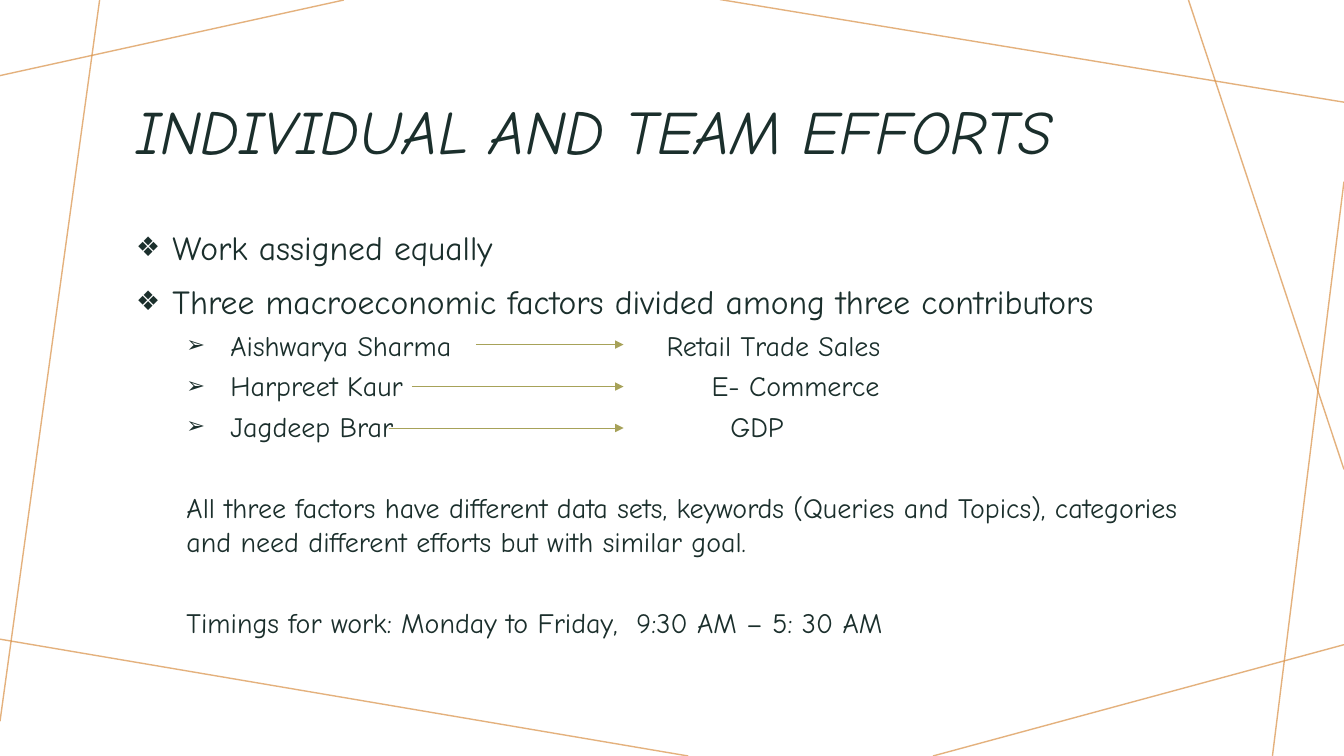
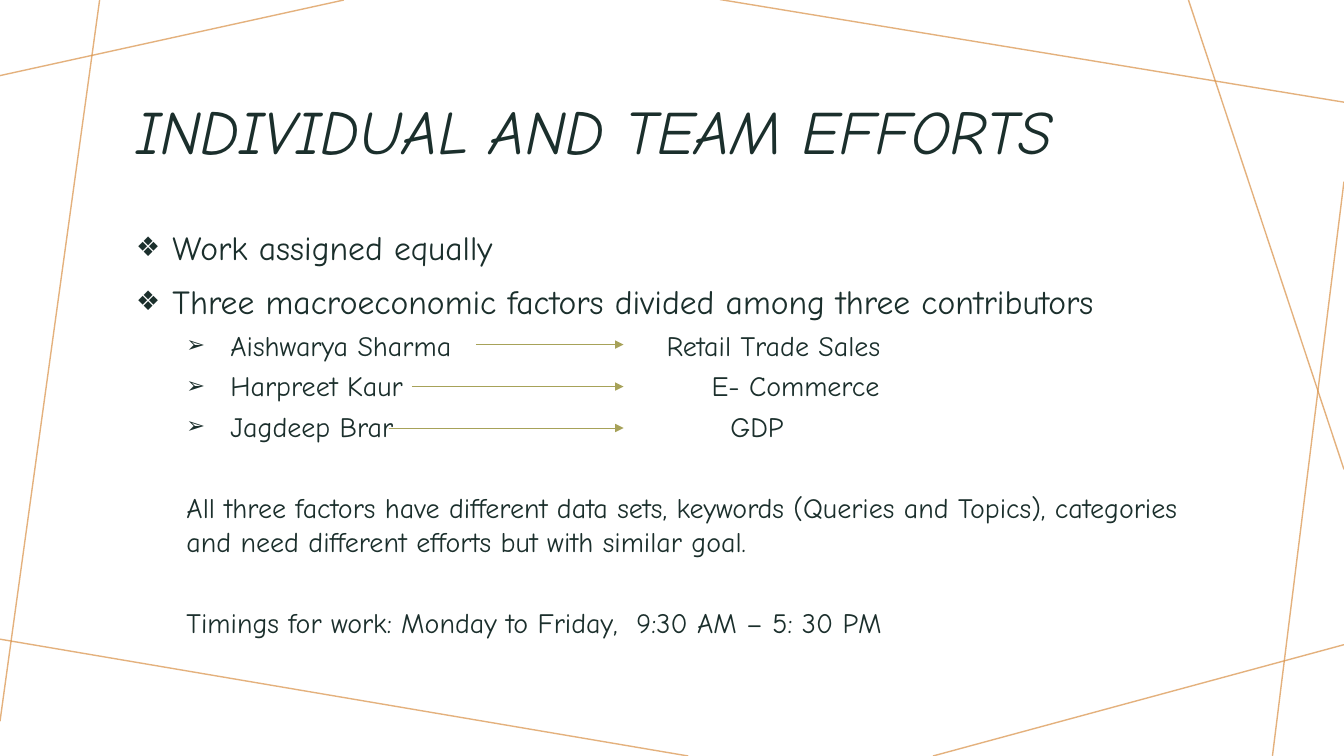
Before and after one commit to ubco-mds-2021-labs/capstone-project-googletrends_capstone, a slide deck: slide 9 of admin/weekly-updates/week3/Week3.pptx. Drawn at 1344x756 pixels with LibreOffice and Linux fonts; fonts in the diff are those of the drawing. Boxes give left, top, right and bottom in pixels: in the first picture for what was removed or moved away, otherwise in the second. Text is boxed around its words. In the diff, an @@ line names an element or a change of style, - is before the commit and + after.

Commit message:
Modified the typo in presentation

```diff
--- a/admin/weekly-updates/week3/Week3.pptx
+++ b/admin/weekly-updates/week3/Week3.pptx
@@ text at bbox=[186, 614, 882, 639]: text changed @@
-  Timings for work: Monday to Friday, 9:30 AM – 5: 30 AM
+  Timings for work: Monday to Friday, 9:30 AM – 5: 30 PM
```
Also in this commit, not shown: 1 other file.
